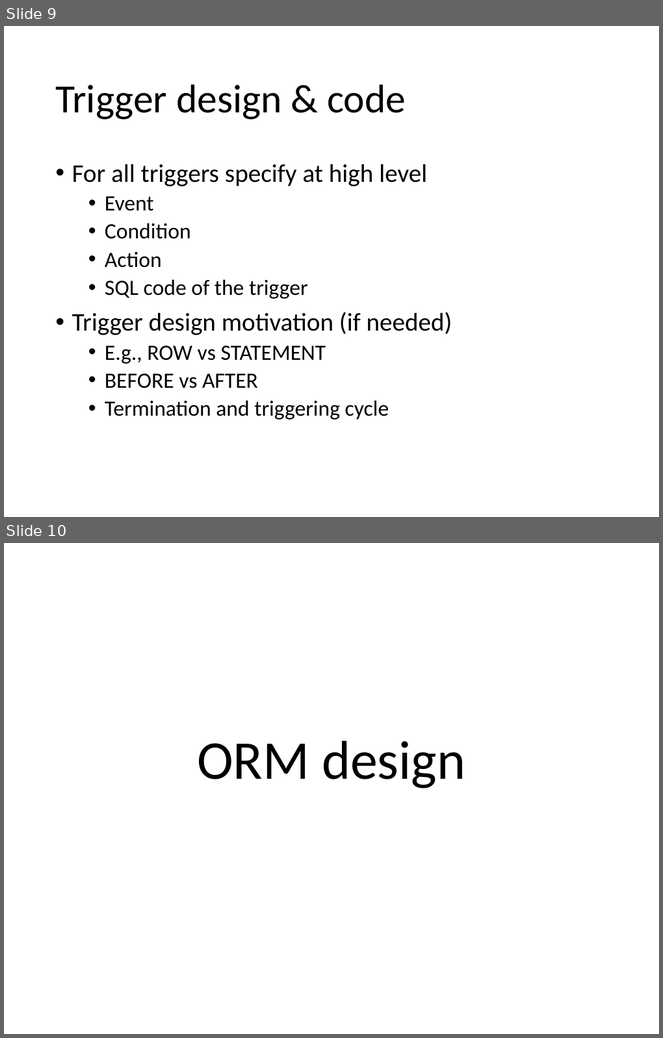
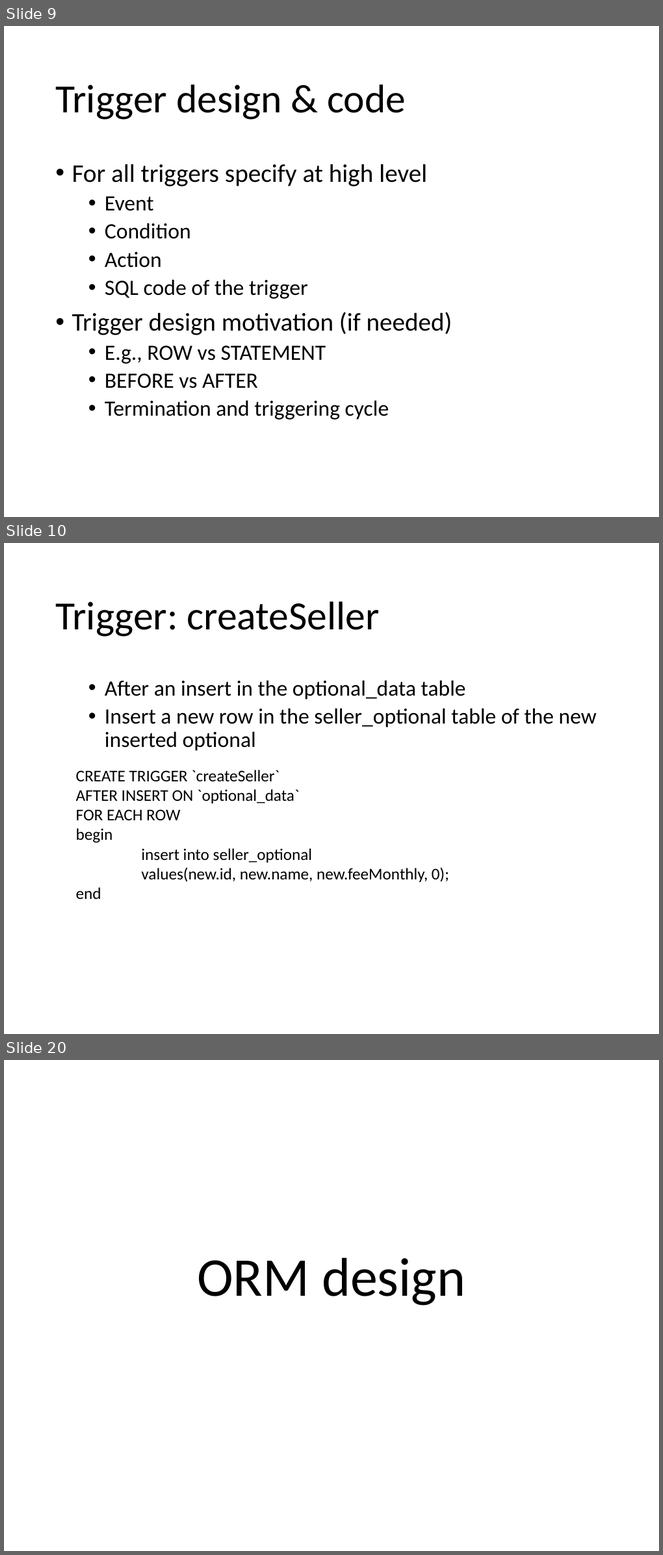
Before and after one commit to CanaliDavide/ProjectBD2-CanaliCordioli, a slide deck: TemplateProjectDocumentation.pptx. Shown one above the other, each under a label of ours: slides 9 and 10 before the commit, slides 9, 10 and 20 after it; the slides between them are not shown. The pictures are 663x1038 and 663x1555 pixels, drawn with LibreOffice and Linux fonts; fonts in the diff are those of the drawing. Boxes give left, top, right and bottom in pixels: in the first picture for what was removed or moved away, otherwise in the second. Text is boxed around its words. In the diff, an @@ line names an element or a change of style, - is before the commit and + after.

```diff
--- a/TemplateProjectDocumentation.pptx
+++ b/TemplateProjectDocumentation.pptx
@@ slide 10 added at (4, 543, 659, 1034), background #FFFFFF @@
@@ title added at (55, 601, 380, 637), 44 pt, text #000000 @@
+Trigger: createSeller
@@ text added at (105, 680, 597, 751), 24 pt, text #000000 @@
+  • After an insert in the optional_data table
+  • Insert a new row in the seller_optional table of the new inserted optional
@@ text added at (76, 770, 449, 899), 18 pt, text #000000 @@
+CREATE TRIGGER `createSeller`
+AFTER INSERT ON `optional_data`
+FOR EACH ROW
+begin
+insert into seller_optional
+values(new.id, new.name, new.feeMonthly, 0);
+end
@@ what was slide 10 is now slide 20 @@
```
Also in this commit, not shown: 4 slides changed, 10 other slides added, 1 slide removed.
